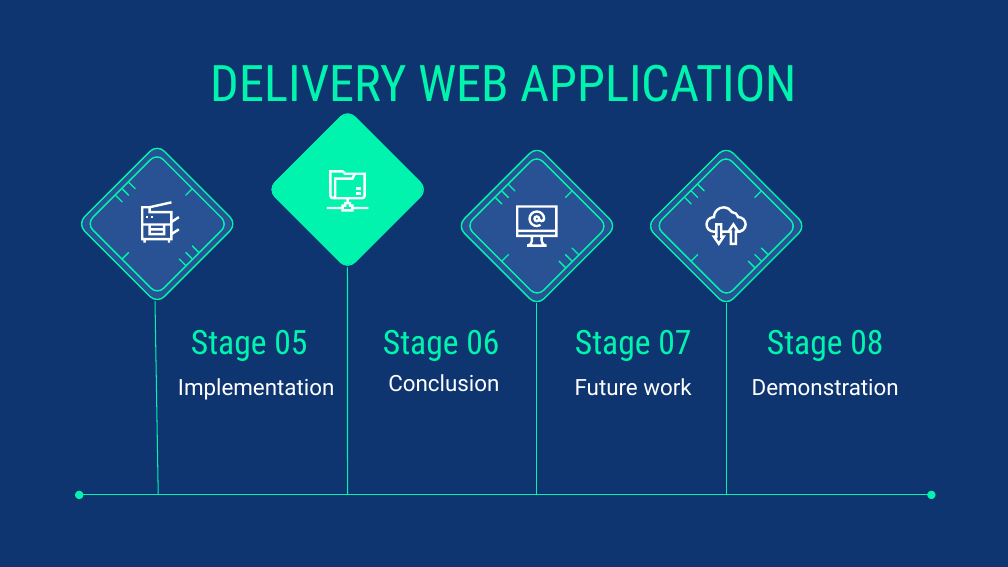
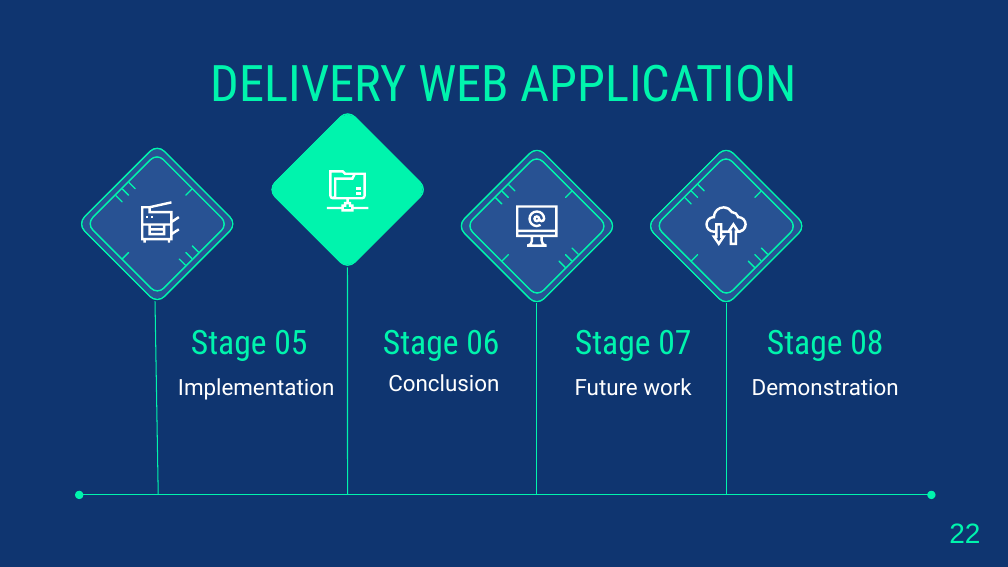
Before and after one commit to AntonioMakdissi/seniorProject, a slide deck: slide 28 of Report/CENG495_CCE_FINAL_PPT_ANTONIO_FAWZY.pptx (slide 23 before the commit). Drawn at 1008x567 pixels with LibreOffice and Linux fonts; fonts in the diff are those of the drawing. Boxes give left, top, right and bottom in pixels: in the first picture for what was removed or moved away, otherwise in the second. Text is boxed around its words. In the diff, an @@ line names an element or a change of style, - is before the commit and + after.

```diff
--- a/Report/CENG495_CCE_FINAL_PPT_ANTONIO_FAWZY.pptx
+++ b/Report/CENG495_CCE_FINAL_PPT_ANTONIO_FAWZY.pptx
@@ text added at [949, 523, 980, 543], 20 pt, text #00F4AD @@
+22
```
Also in this commit, not shown: 26 other slides changed, 6 slides added, 1 slide removed, 2 other files.
